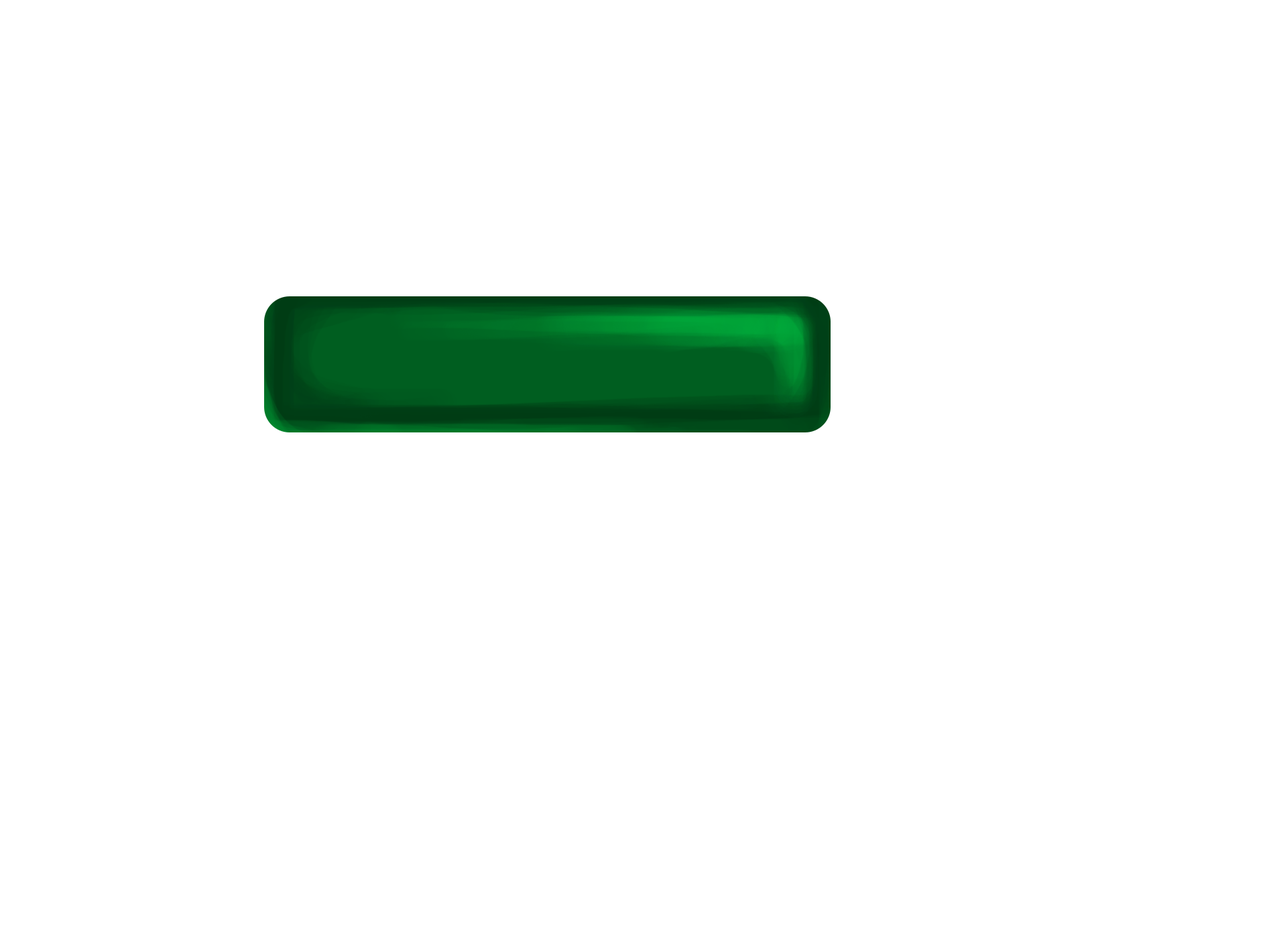
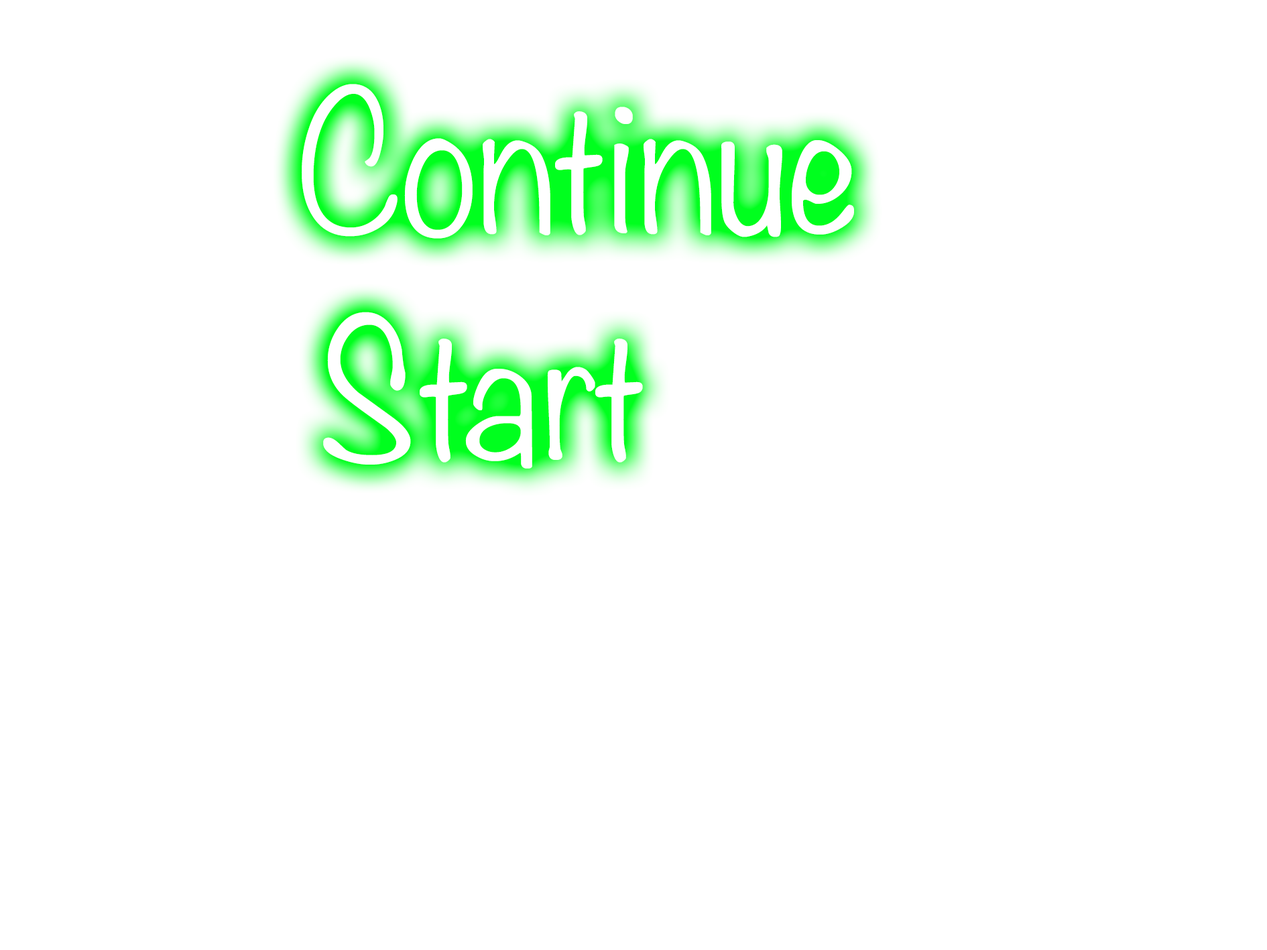
Two versions of the same layered image (1267px x 950px). Layer-by-layer changes:
removed layer "Rounded Rectangle 1" over <box>264,296,831,433</box>
added layer "Start copy" above "Start" over <box>323,311,643,469</box>
added layer "Start" above "Continue copy" over <box>323,311,643,469</box>
added layer "Continue copy" above "Layer 1" over <box>301,83,854,239</box>
added layer "Continue" over <box>301,83,854,239</box>
